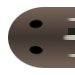
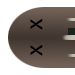
Revision of a layered 75×75 image; what changed, layer by layer:
added layer "Right Eye X" above "Left Eye X" over [30, 19, 43, 30]
added layer "Left Eye X" above "Layer 10" over [30, 45, 43, 56]
hid "Layer 10" over [29, 45, 44, 55]
hid "Layer 9" over [29, 19, 44, 29]
